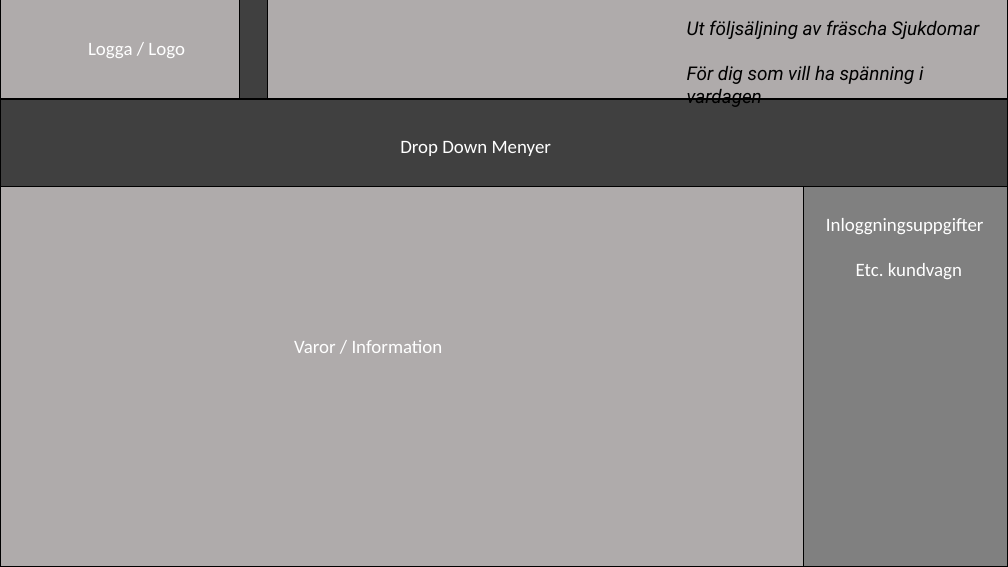
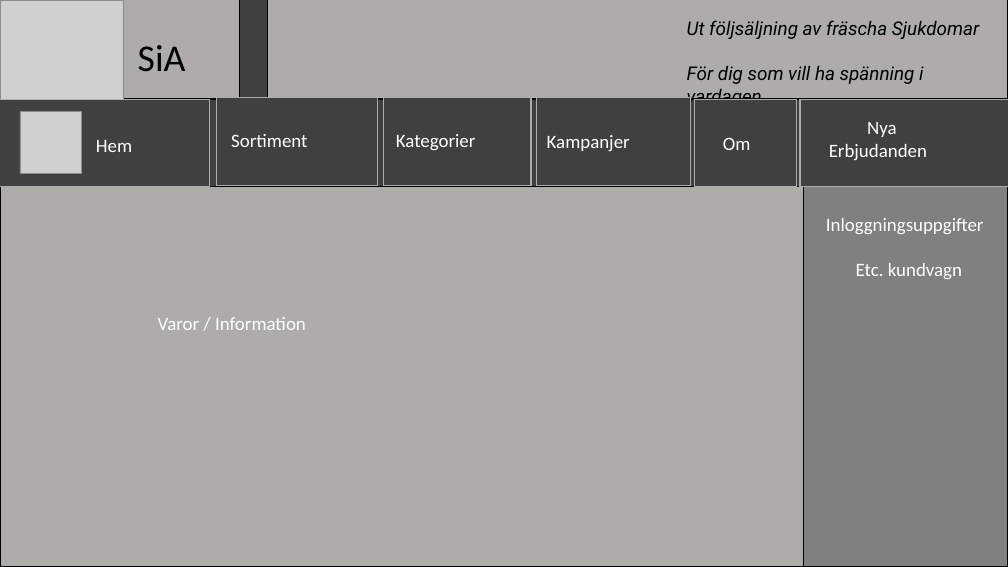
Before and after one commit to GalaxyO/Martin-R, a slide deck: slide 1 of slutprojekt/skisser och mockups/Mockup.pptx. Drawn at 1008x567 pixels with LibreOffice and Linux fonts; fonts in the diff are those of the drawing; grey boxes stand for pictures. Boxes give left, top, right and bottom in pixels: in the first picture for what was removed or moved away, otherwise in the second. Text is boxed around its words. In the diff, an @@ line names an element or a change of style, - is before the commit and + after.

```diff
--- a/slutprojekt/skisser och mockups/Mockup.pptx
+++ b/slutprojekt/skisser och mockups/Mockup.pptx
@@ picture added at (x1=0, y1=0, x2=123, y2=123) @@
@@ text removed at (x1=88, y1=43, x2=185, y2=58) @@
-Logga / Logo
@@ text added at (x1=138, y1=45, x2=186, y2=72), 36 pt, text #000000 @@
+SiA
@@ rectangle added at (x1=0, y1=99, x2=210, y2=186), fill #404040, outline #AFABAB 1 pt @@
@@ picture added at (x1=20, y1=112, x2=81, y2=173) @@
@@ rectangle added at (x1=217, y1=98, x2=377, y2=185), fill #404040, outline #AFABAB 1 pt @@
@@ rectangle added at (x1=384, y1=98, x2=532, y2=185), fill #404040, outline #AFABAB 1 pt @@
@@ rectangle added at (x1=537, y1=98, x2=690, y2=185), fill #404040, outline #AFABAB 1 pt @@
@@ rectangle added at (x1=694, y1=99, x2=797, y2=186), fill #404040, outline #AFABAB 1 pt @@
@@ rectangle added at (x1=800, y1=99, x2=1008, y2=186), fill #404040, outline #AFABAB 1 pt @@
@@ text added at (x1=96, y1=140, x2=132, y2=152), 18 pt, text #FFFFFF @@
+Hem
@@ text added at (x1=231, y1=134, x2=307, y2=147), 18 pt, text #FFFFFF @@
+Sortiment
@@ text added at (x1=396, y1=134, x2=475, y2=150), 18 pt, text #FFFFFF @@
+Kategorier
@@ text removed at (x1=400, y1=141, x2=551, y2=156) @@
-Drop Down Menyer
@@ text added at (x1=547, y1=135, x2=630, y2=151), 18 pt, text #FFFFFF @@
+Kampanjer
@@ text added at (x1=723, y1=137, x2=751, y2=150), 18 pt, text #FFFFFF @@
+Om
@@ text added at (x1=829, y1=122, x2=927, y2=160), 18 pt, text #FFFFFF @@
+Nya Erbjudanden
@@ text "Varor / Information" moved from (x1=294, y1=340, x2=443, y2=353) to (x1=158, y1=317, x2=306, y2=330) @@
```
Also in this commit, not shown: 3 other files.
